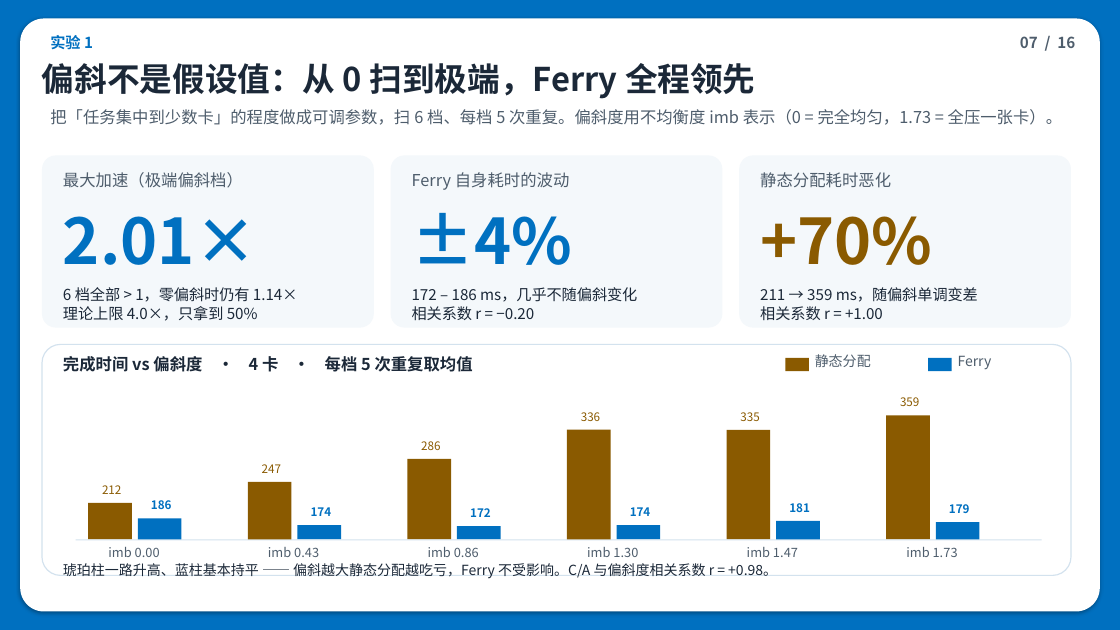
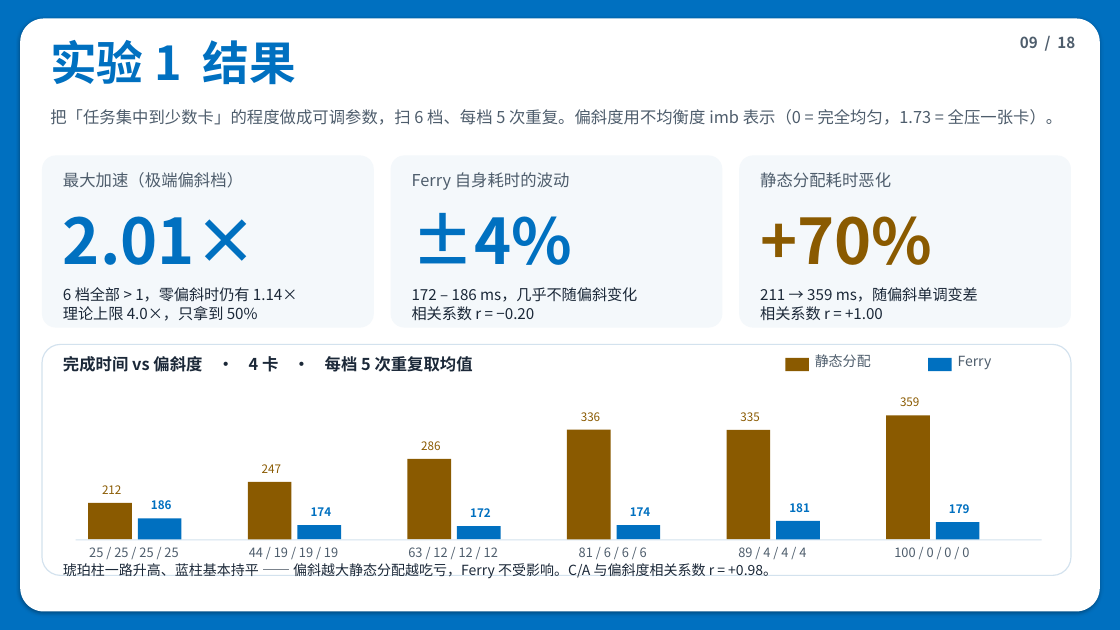
Before and after one commit to clearleo126/ferry, a slide deck: slide 9 of Ferry-导师汇报.pptx (slide 7 before the commit). Drawn at 1120x630 pixels with LibreOffice and Linux fonts; fonts in the diff are those of the drawing. Boxes give left, top, right and bottom in pixels: in the first picture for what was removed or moved away, otherwise in the second. Text is boxed around its words. In the diff, an @@ line names an element or a change of style, - is before the commit and + after.

Commit message:
docs(ppt): 新增「热点挤压」背景页（第 3 页），全篇角标统一为 NN / 18
导师汇报 PPT 更新：
- 新增第 3 页（背景）：热点挤压：一张卡吸走大部分请求
  以「前缀缓存 → 亲和路由 → 挤压成形」三张卡讲清失衡的机理，
  底部视觉用暖色高亮 GPU 0 标出热点，其余三卡标「闲着」；
  并补一行工业界现解及其边界（饱和阈值只改新请求，搬不动热卡上的存量）。
- 原第 3–17 页顺延为 4–18 页。
- 角标统一为「页码 / 总页数」：原稿存在历史残留（第 9 页角标为 07/15、
  总页数仍写 16），本次一并修正为 02/18 … 18/18。

```diff
--- a/Ferry-导师汇报.pptx
+++ b/Ferry-导师汇报.pptx
@@ text at (50, 40, 296, 85): text changed; size 13 to 40 pt @@
-实验 1
+实验 1 结果
@@ text at (1020, 36, 1075, 48): text changed @@
-07 / 16
+09 / 18
@@ text removed at (42, 63, 756, 99) @@
-偏斜不是假设值：从 0 扫到极端，Ferry 全程领先
@@ text at (89, 547, 178, 557): text changed @@
-imb 0.00
+25 / 25 / 25 / 25
@@ text at (249, 547, 338, 557): text changed @@
-imb 0.43
+44 / 19 / 19 / 19
@@ text at (408, 547, 498, 557): text changed @@
-imb 0.86
+63 / 12 / 12 / 12
@@ text at (579, 547, 647, 557): text changed @@
-imb 1.30
+81 / 6 / 6 / 6
@@ text at (738, 547, 806, 557): text changed @@
-imb 1.47
+89 / 4 / 4 / 4
@@ text at (894, 547, 969, 557): text changed @@
-imb 1.73
+100 / 0 / 0 / 0
```
Also in this commit, not shown: 14 other slides changed, 2 slides added.
